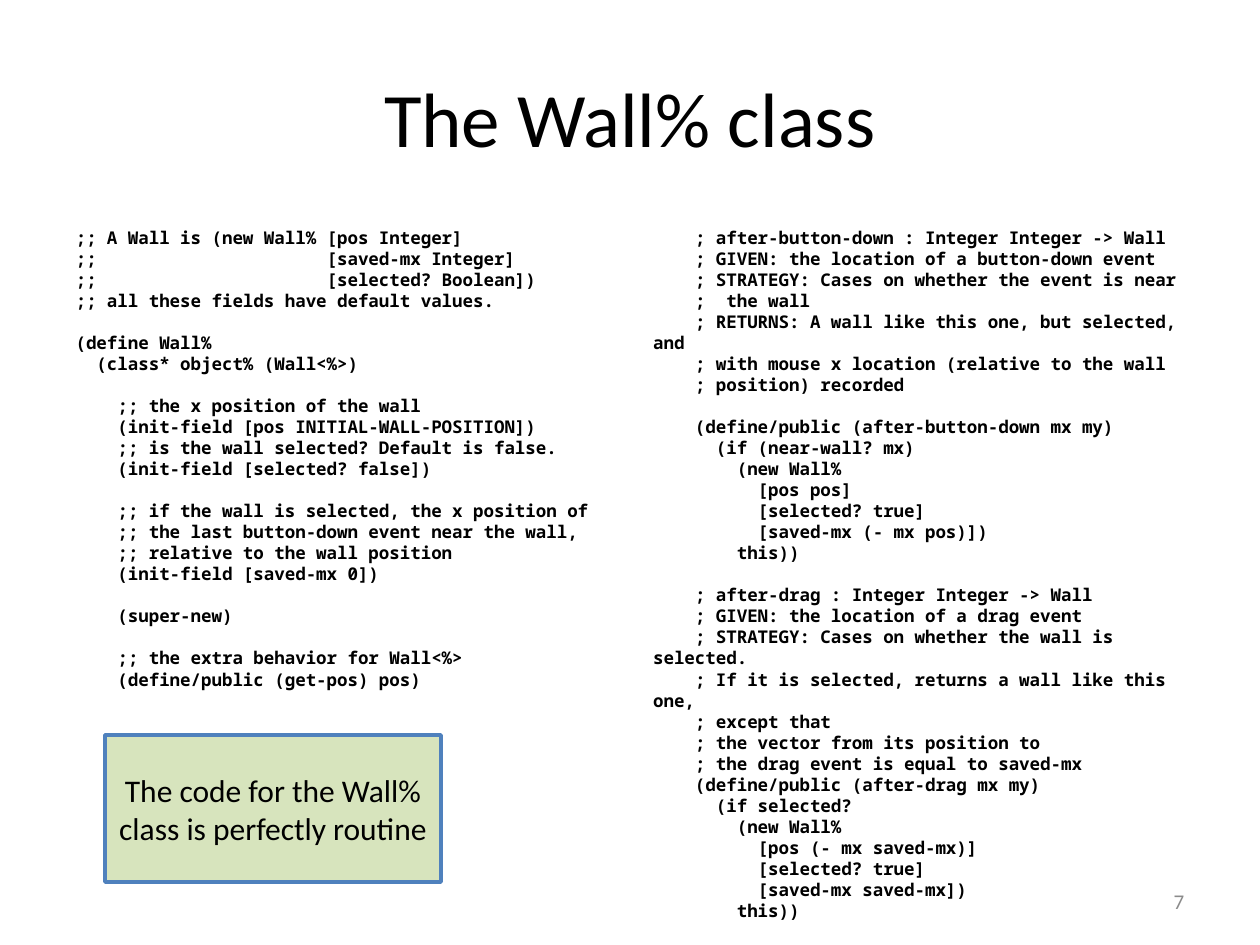
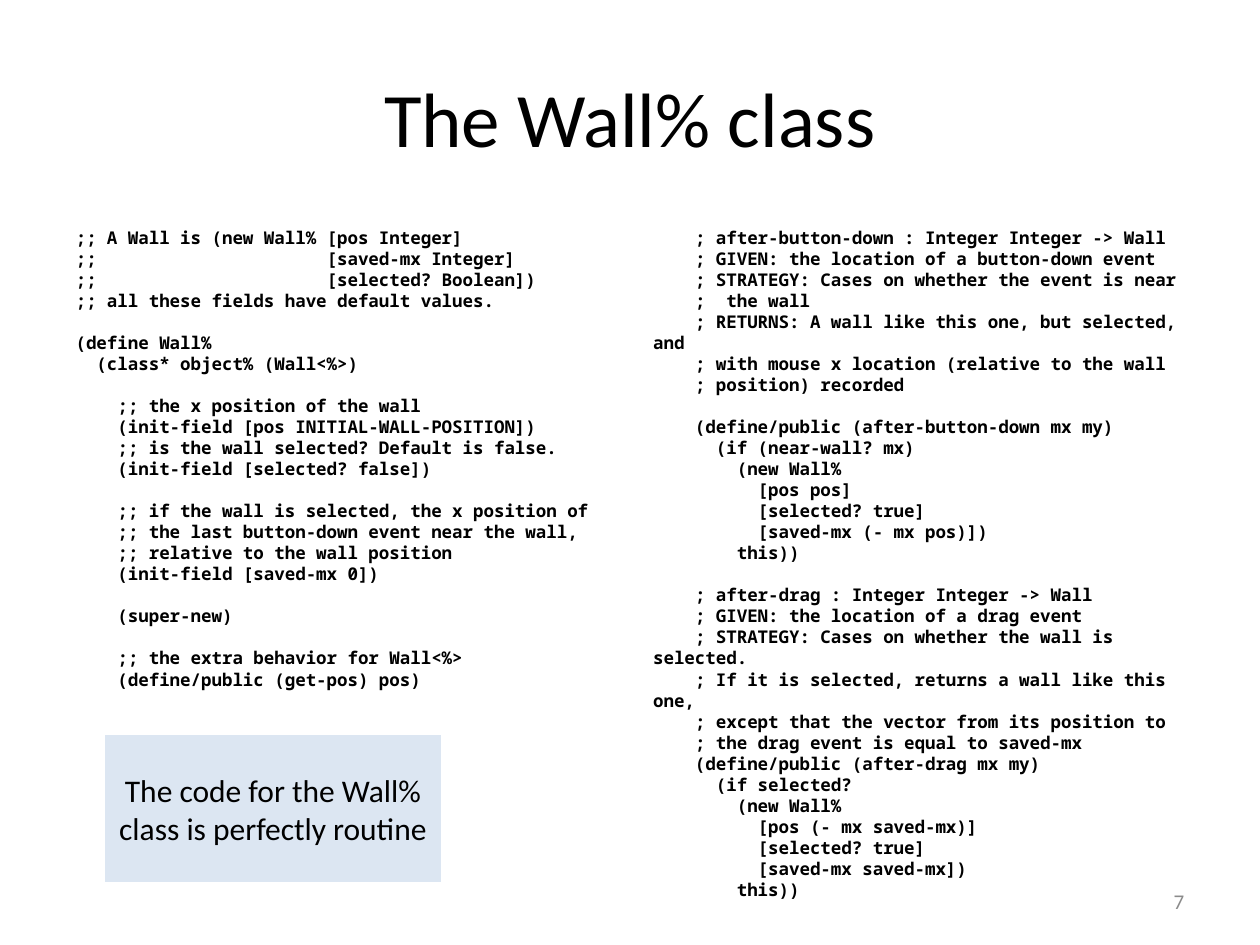
Before and after one commit to mwand/cs5010f16, a slide deck: slide 7 of Slides/Lesson 10.2 Stateful Objects and Stable Identities.pptx. Drawn at 1260x945 pixels with LibreOffice and Linux fonts; fonts in the diff are those of the drawing. Boxes give left, top, right and bottom in pixels: in the first picture for what was removed or moved away, otherwise in the second. Text is boxed around its words. In the diff, an @@ line names an element or a change of style, - is before the commit and + after.

```diff
--- a/Slides/Lesson 10.2 Stateful Objects and Stable Identities.pptx
+++ b/Slides/Lesson 10.2 Stateful Objects and Stable Identities.pptx
@@ text at bbox=[716, 714, 1166, 733]: text changed @@
-; except that
-; the vector from its position to
+; except that the vector from its position to
@@ rectangle "The code for the Wall% ..." at bbox=[105, 735, 441, 882]: fill #D7E4BD to #DCE6F2; outline #4F81BD 2 pt to none @@
```
Also in this commit, not shown: 5 other slides changed, 11 other files.
